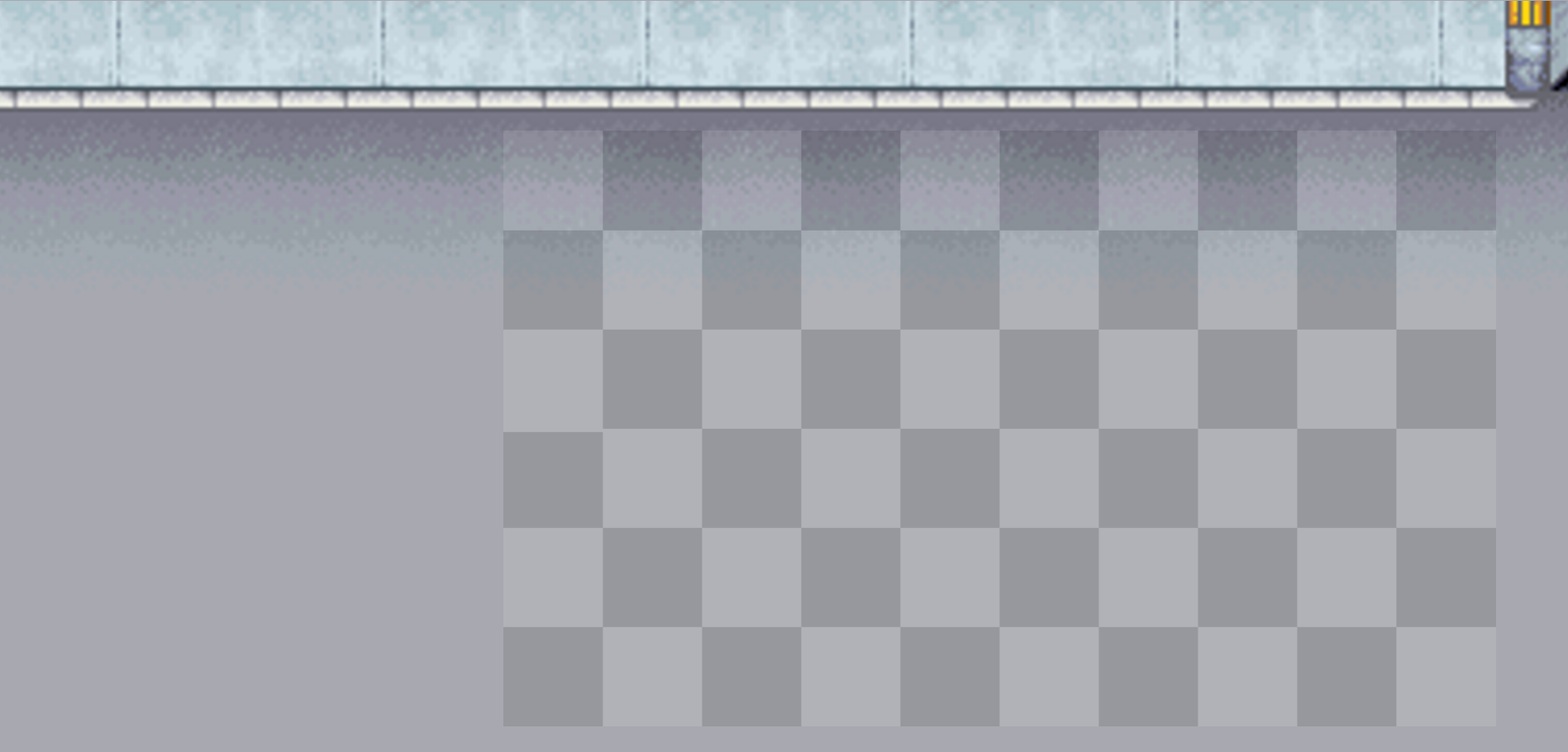
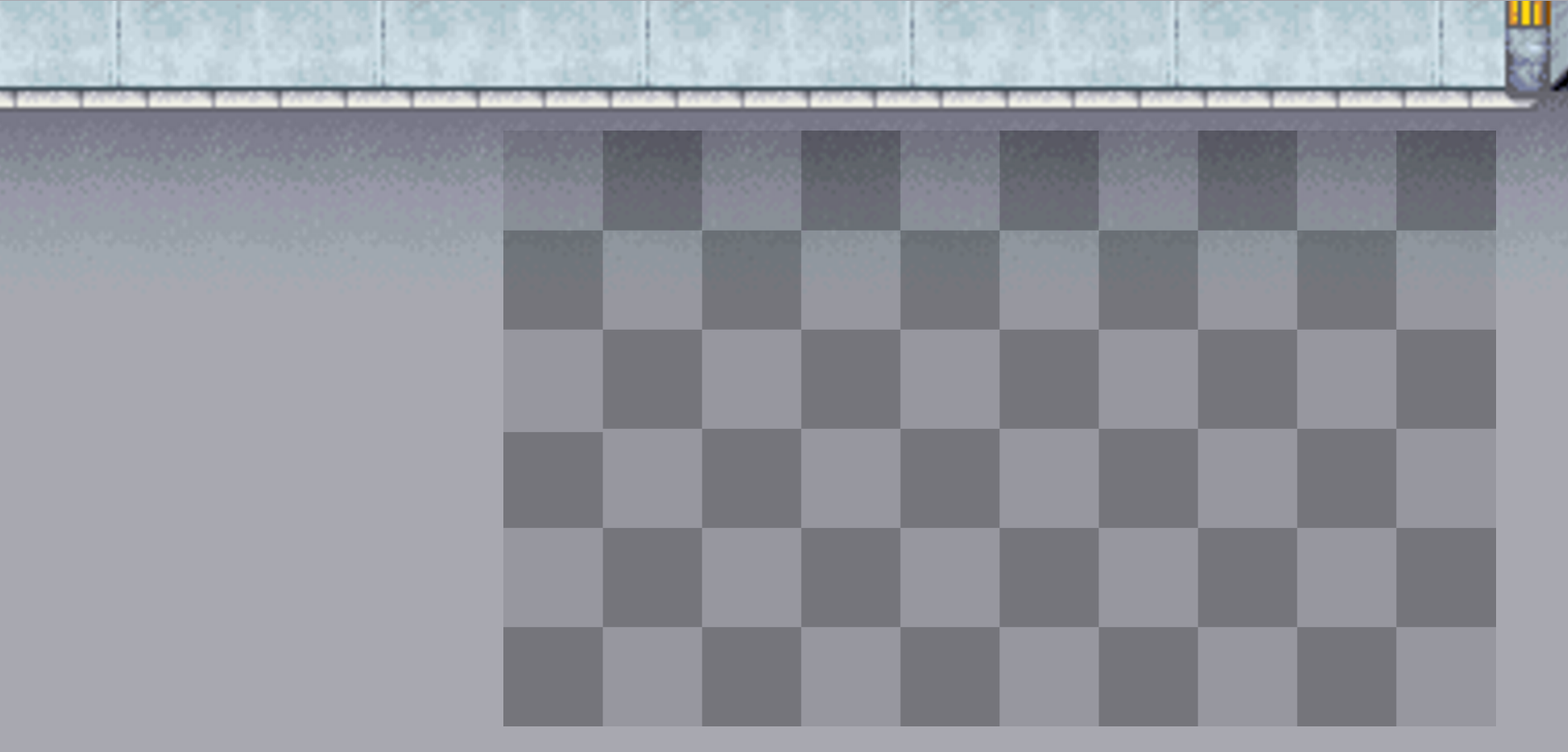
Revision of a layered 1568x752 image; what changed, layer by layer:
pixels changed over (503, 130, 1497, 727) (layer not identified)
